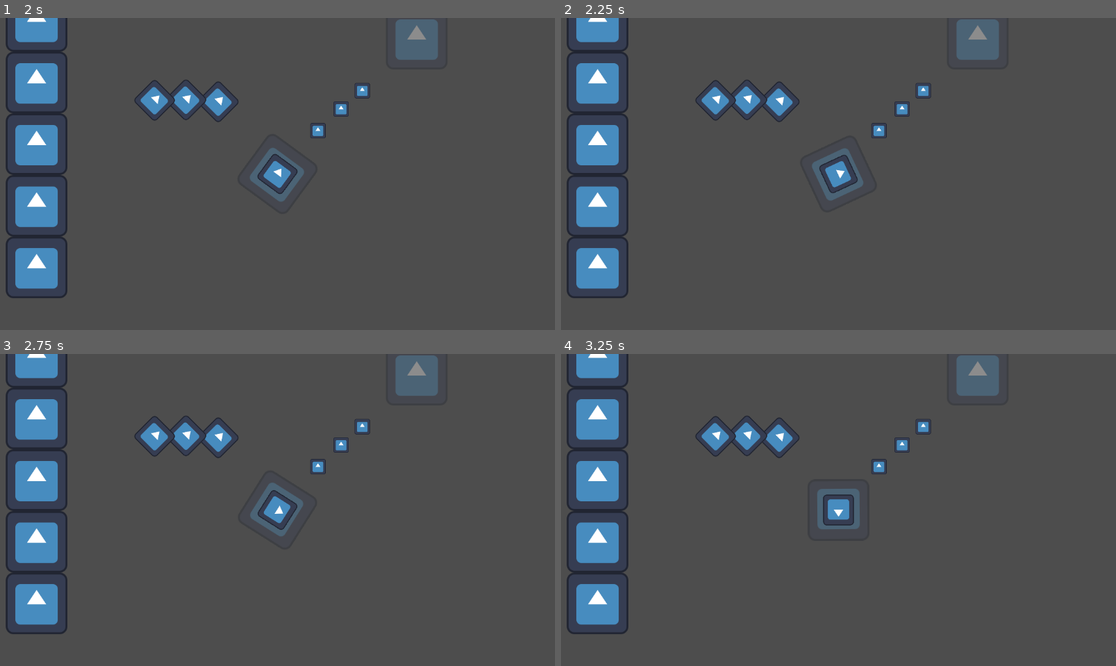
Above: before the commit, frames 1-4 (two rows, left to right).
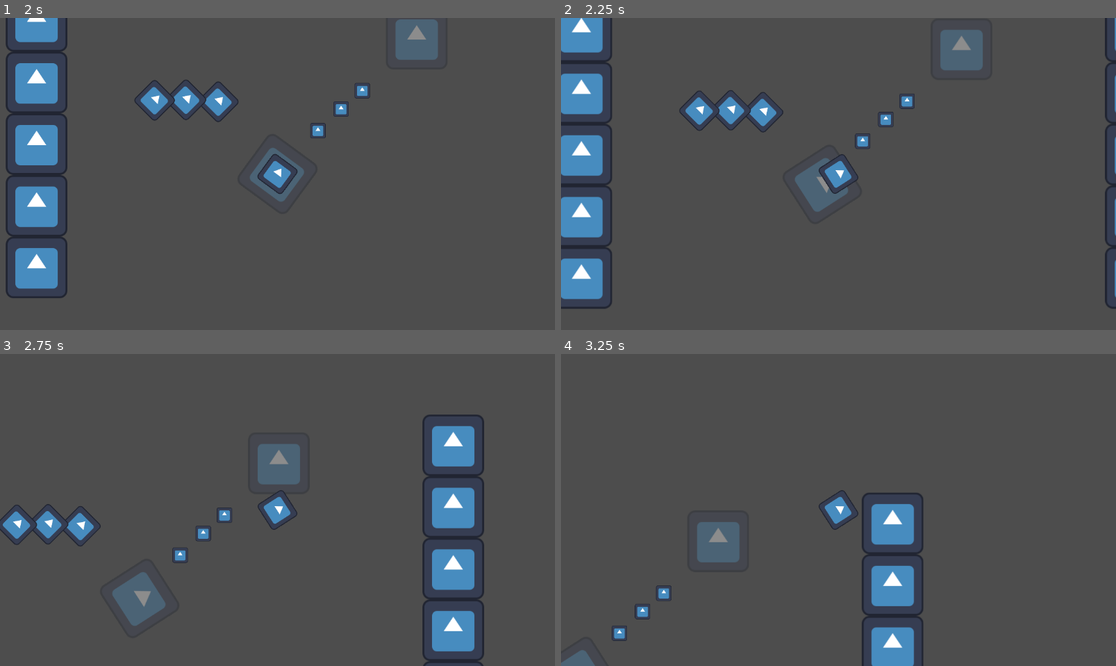
Above: after the commit, the same moments.

Repository: Slideshow776/GGJ2025
Game: Godot game, scene res://scenes/game.tscn
The game is run twice, just before and just after one commit, with the same random seed, the same clock (stepped at 60 frames per second) and the same inputs. The engine's default icon, where the game draws it, is replaced by a stand-in: a white triangle on a blue panel in a dark square.
Inputs (mouse positions are in pixels of both pictures, inside the frame that each line leads up to):
- Up to frame 1 (2 s): tap Enter at 0.5 s; move the mouse to (399, 158) at 0.52 s; click (399, 158) at 0.67 s; move the mouse to (166, 189) at 1.27 s; click (166, 189) at 1.42 s
- Up to frame 2 (2.25 s): move the mouse to (894, 105) at 2.02 s; click (894, 105) at 2.17 s
- Up to frame 3 (2.75 s): no input
- Up to frame 4 (3.25 s): move the mouse to (810, 572) at 2.77 s; click (810, 572) at 2.92 s

Frame 1 is identical in both runs. In frame 2, 12% of the frame differs, in the area x 0-100%, y 0-94%; in frame 3, 16%, in the area x 0-88%, y 0-100%; in frame 4, 14%.
Error after the commit: Invalid access to property or key 'rotation' on a base object of type 'Nil'. (res://scripts/game.gd:42)

Commit message:
player can now shoot out of a bubble

Diff:
--- a/scripts/bubble.gd
+++ b/scripts/bubble.gd
@@ -4,6 +4,7 @@
 @export var _rotation_speed := 2.0
 
 var _player: Player
+
 
 func _process(delta: float) -> void:
 	if _player:
@@ -12,10 +13,8 @@
 
 
 func enter_player(player) -> void:
-	print("player entered a bubble")
 	_player = player
 
 
-func _exit_player() -> void:
-	print("Player exited the bubble")
+func exit_player() -> void:
 	_player = null
--- a/scripts/game.gd
+++ b/scripts/game.gd
@@ -1,4 +1,6 @@
 extends Node2D
+
+@export var shoot_speed = 600
 
 var first_player_event:= true
 
@@ -16,15 +18,14 @@
 
 func _move_player() -> void:
 	if first_player_event:
-		print("placing player in bubble")
 		first_player_event = false
-		temp()
+		enter_player_in_first_bubble()
 		return
 
-	print("moving player")
+	shoot_player()
 
 
-func temp():
+func enter_player_in_first_bubble():
 	var bubble = $entities/Bubbles/FirstBubble
 
 	var tween := create_tween()
@@ -33,4 +34,14 @@
 	tween.tween_property(player, "position", bubble.position, 1.0)
 	tween.finished.connect(func() -> void:
 		bubble.enter_player(player)
+		player.bubble = bubble
 	)
+
+
+func shoot_player() -> void:
+	var shoot_direction = Vector2.UP.rotated(player.bubble.rotation)
+	player.bubble.exit_player()
+	player.bubble = null
+
+	var velocity = shoot_direction * shoot_speed
+	player.velocity = velocity
--- a/scripts/player.gd
+++ b/scripts/player.gd
@@ -1,2 +1,8 @@
 class_name Player
 extends CharacterBody2D
+
+var bubble: Bubble
+
+
+func _physics_process(delta):
+	move_and_slide()
